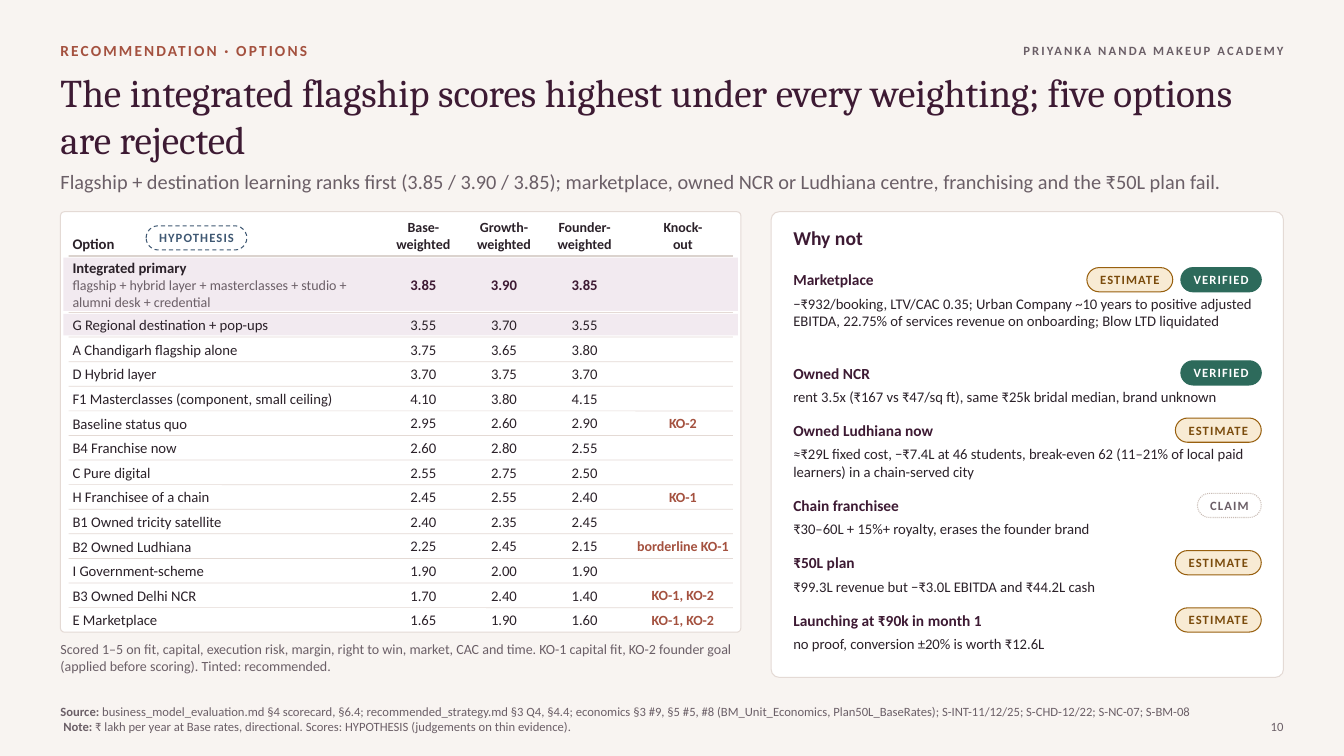
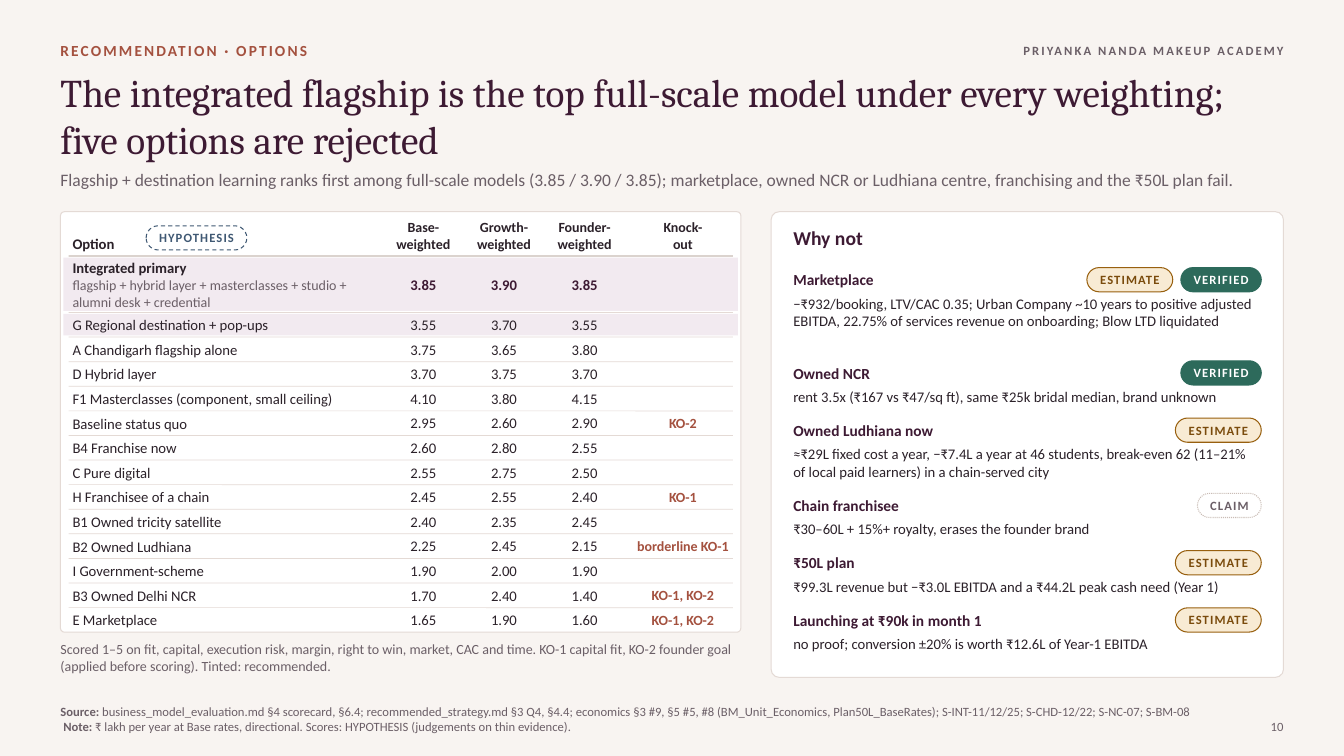
Before and after one commit to ravishchaaubey/apna-demo, a slide deck: slide 10 of priyanka_nanda_academy/final/Priyanka_Nanda_Academy_Growth_Strategy.pptx. Drawn at 1344x756 pixels with LibreOffice and Linux fonts; fonts in the diff are those of the drawing. Boxes give left, top, right and bottom in pixels: in the first picture for what was removed or moved away, otherwise in the second. Text is boxed around its words. In the diff, an @@ line names an element or a change of style, - is before the commit and + after.

```diff
--- a/priyanka_nanda_academy/final/Priyanka_Nanda_Academy_Growth_Strategy.pptx
+++ b/priyanka_nanda_academy/final/Priyanka_Nanda_Academy_Growth_Strategy.pptx
@@ title at box(60, 79, 1224, 163): text changed @@
-The integrated flagship scores highest under every weighting; five options are rejected
+The integrated flagship is the top full-scale model under every weighting; five options are rejected
@@ text at box(60, 173, 1233, 189): text changed; size 14.5 to 12.5 pt @@
-Flagship + destination learning ranks first (3.85 / 3.90 / 3.85); marketplace, owned NCR or Ludhiana centre, franchising and the ₹50L plan fail.
+Flagship + destination learning ranks first among full-scale models (3.85 / 3.90 / 3.85); marketplace, owned NCR or Ludhiana centre, franchising and the ₹50L plan fail.
@@ text at box(793, 448, 1246, 480): text changed @@
-≈₹29L fixed cost, −₹7.4L at 46 students, break-even 62 (11–21% of local paid learners) in a chain-served city
+≈₹29L fixed cost a year, −₹7.4L a year at 46 students, break-even 62 (11–21% of local paid learners) in a chain-served city
@@ text at box(793, 581, 1219, 595): text changed @@
-₹99.3L revenue but −₹3.0L EBITDA and ₹44.2L cash
+₹99.3L revenue but −₹3.0L EBITDA and a ₹44.2L peak cash need (Year 1)
@@ text at box(793, 638, 1147, 652): text changed @@
-no proof, conversion ±20% is worth ₹12.6L
+no proof; conversion ±20% is worth ₹12.6L of Year-1 EBITDA
```
Also in this commit, not shown: 28 other slides changed, 7 other files.
